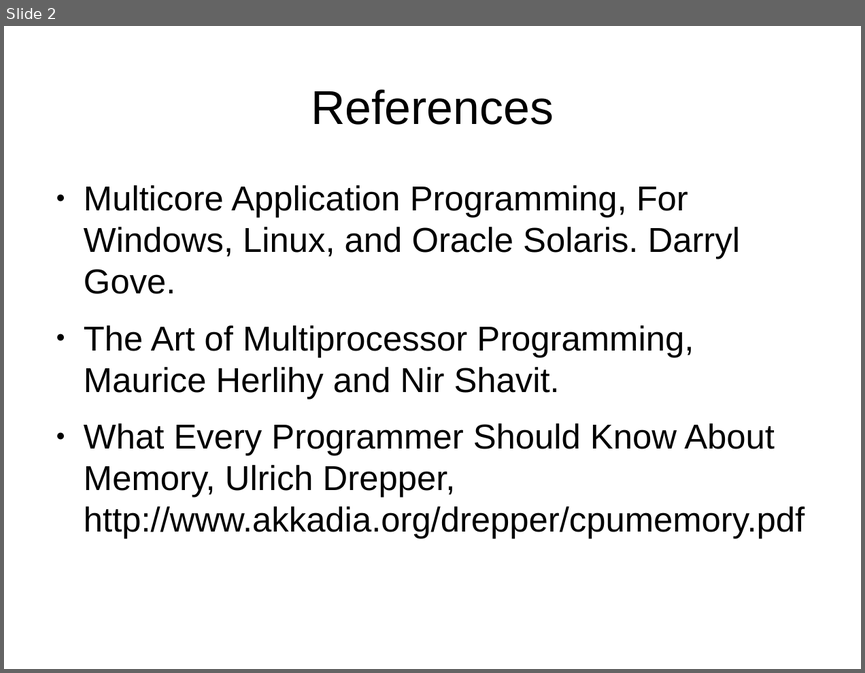
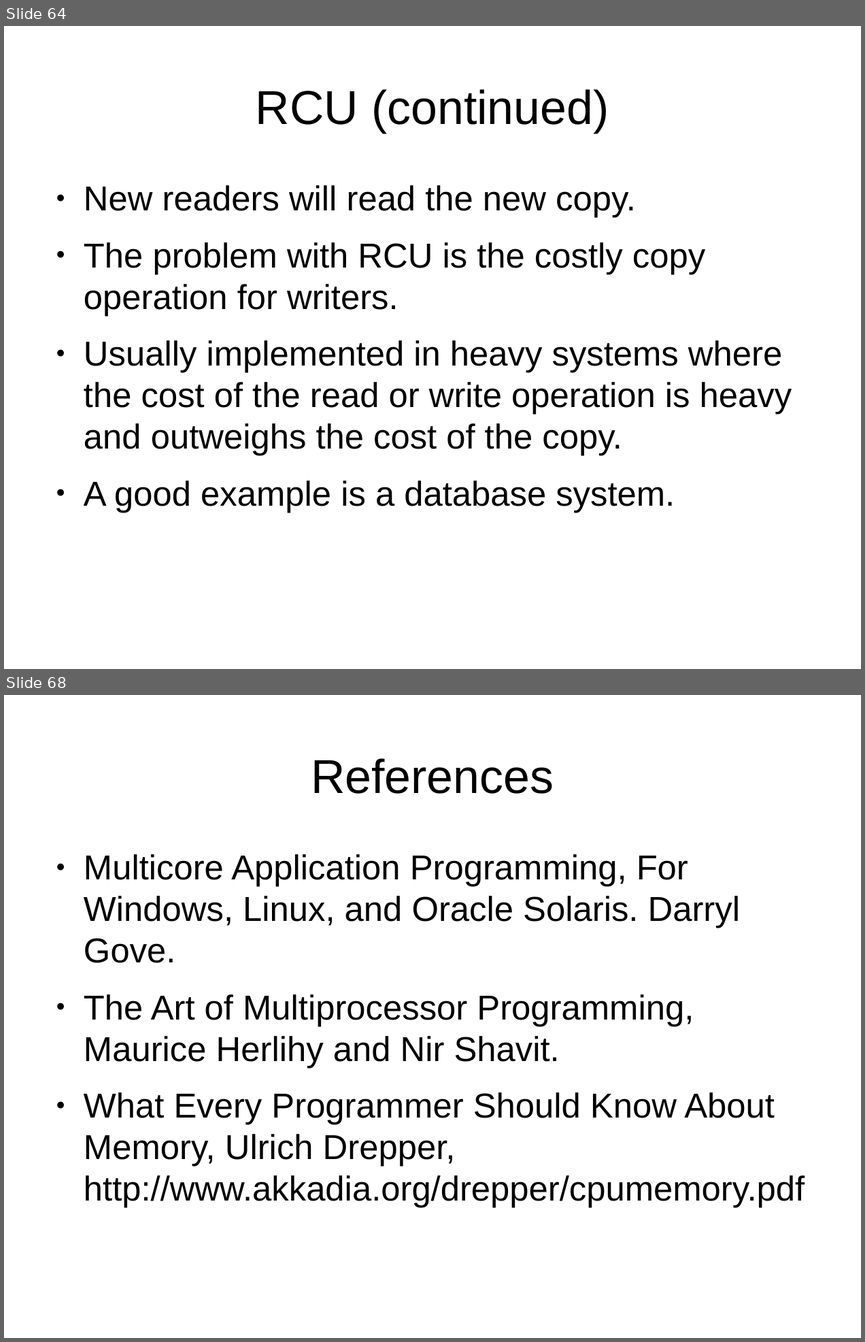
Before and after one commit to veltzer/demos-linux, a slide deck: multi_core/multicore.odp. Shown one above the other, each under a label of ours: slide 2 before the commit, slides 64 and 68 after it; the slides between them are not shown. The pictures are 865x673 and 865x1342 pixels, drawn with LibreOffice and Linux fonts; fonts in the diff are those of the drawing. Boxes give left, top, right and bottom in pixels: in the first picture for what was removed or moved away, otherwise in the second. Text is boxed around its words. In the diff, an @@ line names an element or a change of style, - is before the commit and + after.

```diff
--- a/multi_core/multicore.odp
+++ b/multi_core/multicore.odp
@@ slide 64 added at [4,26,861,669], background #FFFFFF @@
@@ title added at [256,89,609,133], 44 pt, text #000000 @@
+RCU (continued)
@@ text added at [84,185,792,512], 32 pt, text #000000 @@
+● New readers will read the new copy.
+● The problem with RCU is the costly copy operation for writers.
+● Usually implemented in heavy systems where the cost of the read or write operation is heavy and outweighs the cost of the copy.
+● A good example is a database system.
@@ what was slide 2 is now slide 68 @@
```
Also in this commit, not shown: 65 other slides added, 1 slide removed, 1 other file.
